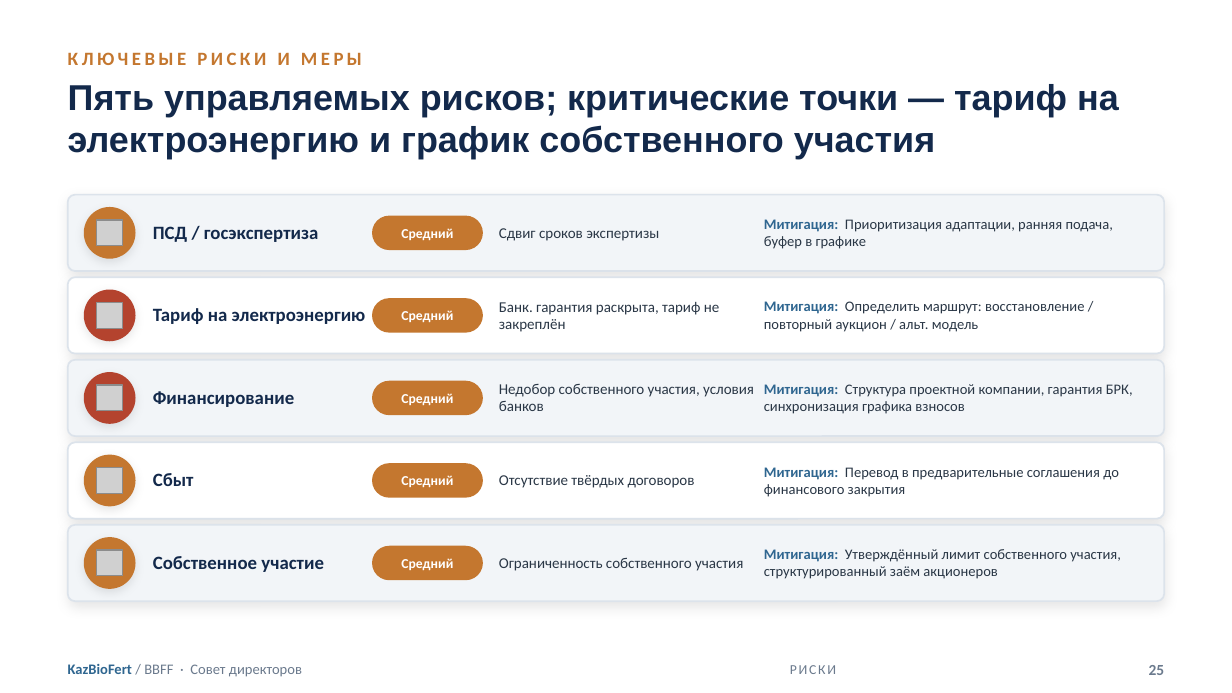
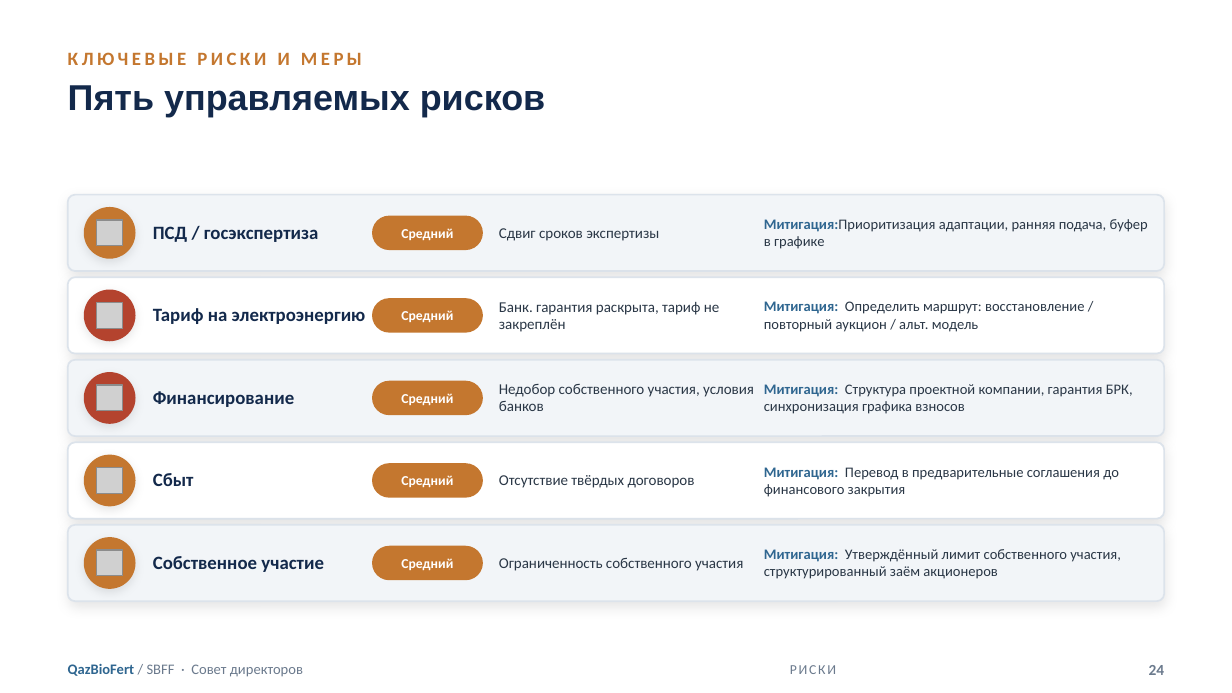
Before and after one commit to aoobakirov/board-presentation, a slide deck: slide 24 of KazBioFert_Board_Presentation_FINAL_20260709.pptx (slide 25 before the commit). Drawn at 1232x693 pixels with LibreOffice and Linux fonts; fonts in the diff are those of the drawing; grey boxes stand for pictures. Boxes give left, top, right and bottom in pixels: in the first picture for what was removed or moved away, otherwise in the second. Text is boxed around its words. In the diff, an @@ line names an element or a change of style, - is before the commit and + after.

```diff
--- a/KazBioFert_Board_Presentation_FINAL_20260709.pptx
+++ b/KazBioFert_Board_Presentation_FINAL_20260709.pptx
@@ text at [68,85,546,117]: text changed @@
-Пять управляемых рисков; критические точки — тариф на электроэнергию и график собственного участия
+Пять управляемых рисков
@@ text at [764,219,1148,249]: spaces changed @@
-Митигация: Приоритизация адаптации, ранняя подача, буфер в графике
+Митигация:Приоритизация адаптации, ранняя подача, буфер в графике
@@ text at [68,664,303,677]: text changed @@
-KazBioFert / BBFF · Совет директоров
+QazBioFert / SBFF · Совет директоров
@@ text at [1149,665,1165,675]: text changed @@
-25
+24
```
Also in this commit, not shown: 24 other slides changed, 1 slide added, 2 slides removed, 3 other files.
